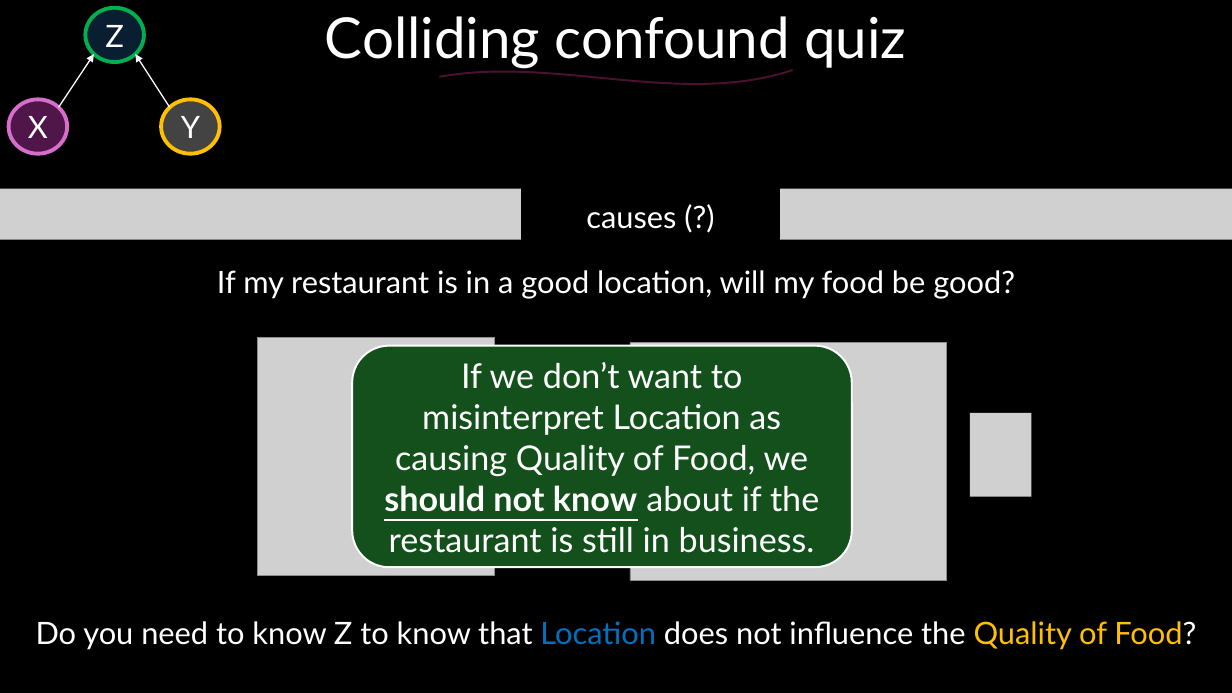
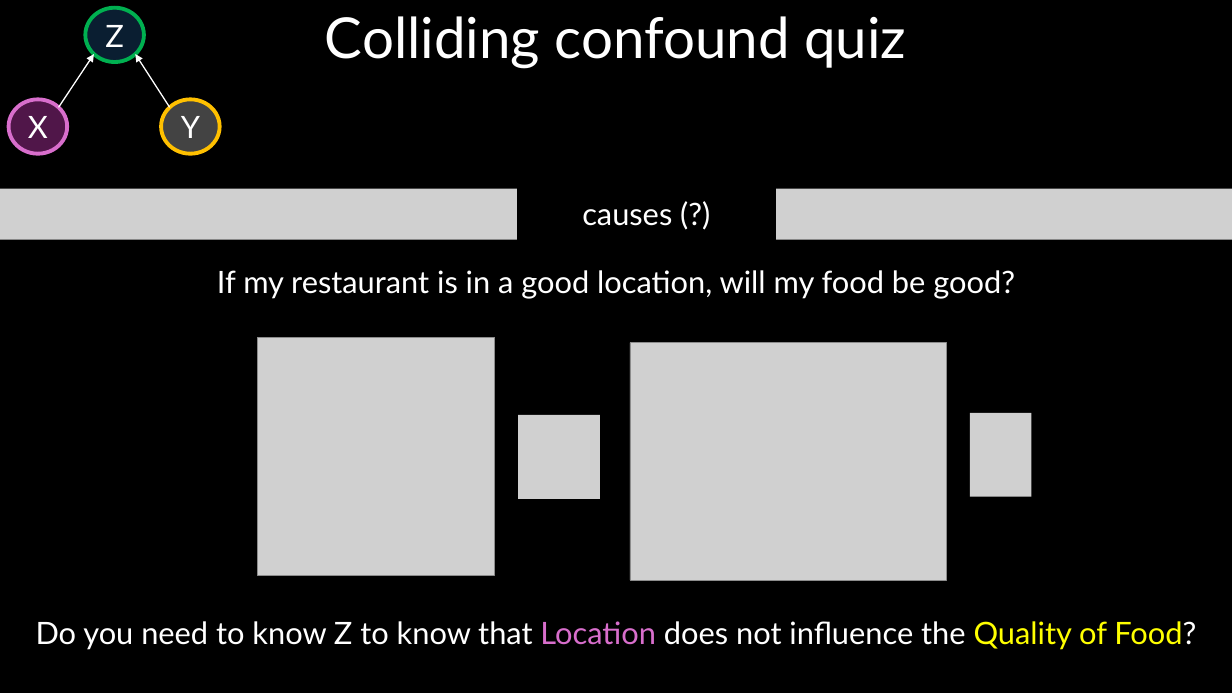
Before and after one commit to DeonRoos/stats-for-biologists, a slide deck: slide 18 of Lectures/Lecture 07.2 Confounding.pptx (slide 26 before the commit). Drawn at 1232x693 pixels with LibreOffice and Linux fonts; fonts in the diff are those of the drawing; grey boxes stand for pictures. Boxes give left, top, right and bottom in pixels: in the first picture for what was removed or moved away, otherwise in the second. Text is boxed around its words. In the diff, an @@ line names an element or a change of style, - is before the commit and + after.

```diff
--- a/Lectures/Lecture 07.2 Confounding.pptx
+++ b/Lectures/Lecture 07.2 Confounding.pptx
@@ freeform shape removed at [439,70,792,84] @@
@@ rectangle "causes (?)": place and size @@
-rectangle "causes (?)" at [522,189,779,243]
+rectangle "causes (?)" at [518,187,775,240]
@@ rounded rectangle removed at [352,346,852,567] @@
-If we don’t want to misinterpret Location as causing Quality of Food, we should not know about if the restaurant is still in business.
@@ picture added at [518,415,601,499] @@
@@ text "Do you need to know ..." at [36,621,1196,650]: text colour #0070C0 to #D86ECC in "Location"; text colour #FFC000 to #FFFF00 in "Quality of Food?" @@
```
Also in this commit, not shown: 14 other slides changed, 3 slides added, 15 slides removed, 13 other files.
